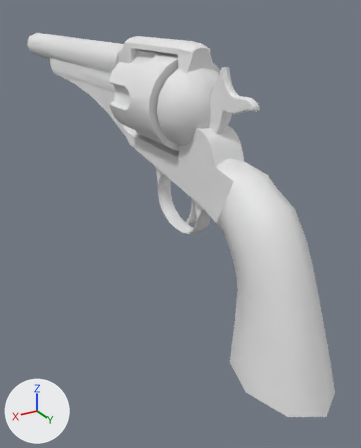
One commit to the FBX model 3D Assets/All Weapons/Player Weapons/WEP_RepeaterRevolver_001/WEP_ANI_RepeaterRevolver_001/WEP_Revolver_Repeater_Animations_Shoot_001.fbx: the scene before it, then after it.
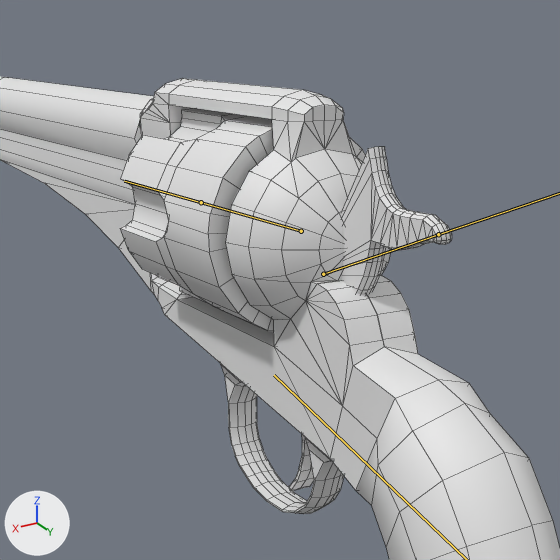
Each version is shown whole from a 50 mm lens placed at (0.185, 0.201, 0.138), pointed at (-0.026, -0.15, -0.037), then close up on the part from 15% to 86% of the width and 0% to 57% of the height. The lights are fixed; the arrows at lower left show +X, +Y and +Z. Both versions are drawn at frame 1 of the action 'Armature|Action'; the numbers are the values there. The bones that bend it are drawn over the model as lines in the close-ups. The close-ups show mesh edges as thin lines.

Objects in the first close-up: 'Revolver'.
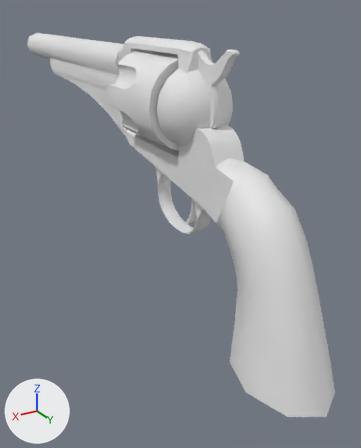
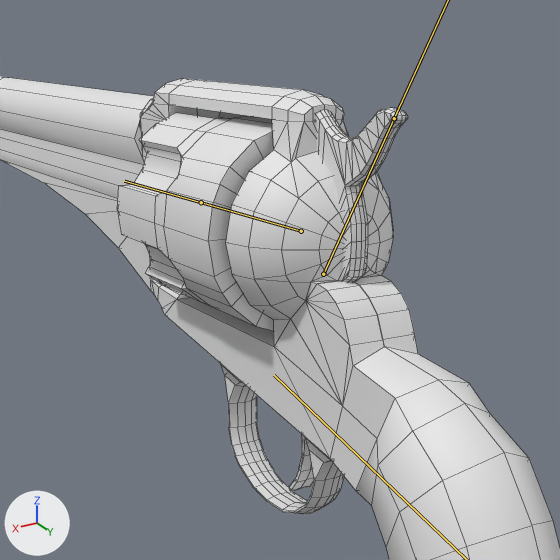
What the commit changed:
Bone 'Hammer' (bone_hammer) turns from (-35, 0, 0) to (0, 0, 0) degrees about its own x, y and z.
Bone 'Cilinder' (bone_cilinder) turns from (0, 33, 0) to (0, 0, 0) degrees about its own x, y and z.

Changed parts and their boxes (x1, y1, x2, y2) in the close-ups (560 x 560 px):
'Revolver', posed: (0, 77, 560, 560) in both
bone 'Hammer', root to tip: before (323, 274) to (438, 234); after (323, 274) to (394, 118)
